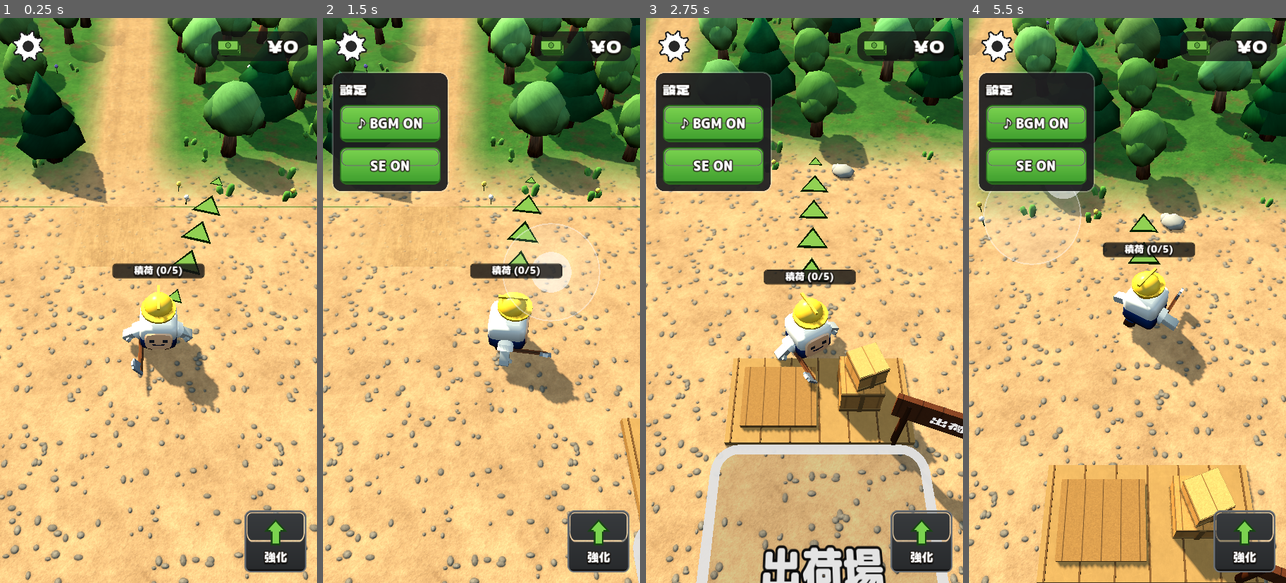
Above: before the commit, frames 1-4 (left to right).
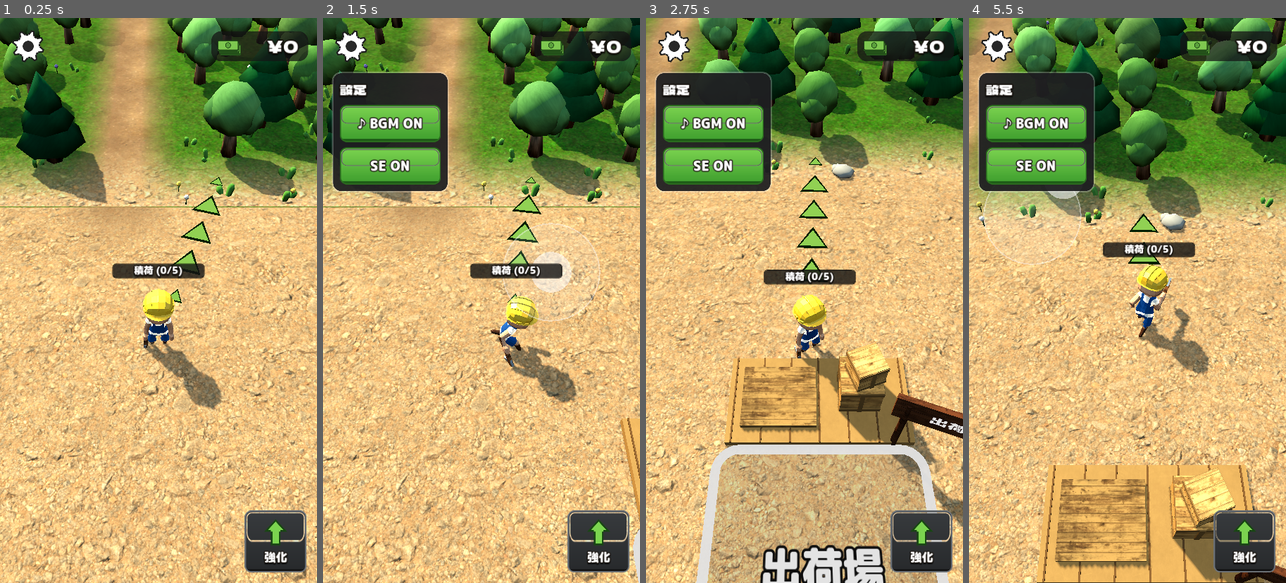
Above: after the commit, the same moments.

Repository: seoooma/tree-miner
Game: Godot game, scene res://scenes/main.tscn
Two runs of this game, one before a commit and one after it. Both use one fixed random seed, a clock stepped at 60 frames per second and the inputs below.
Inputs (mouse positions are in pixels of both pictures, inside the frame that each line leads up to):
- Up to frame 1 (0.25 s): no input
- Up to frame 2 (1.5 s): click (351, 46) at 0.52 s; tap Enter at 1.25 s; move the mouse to (551, 272) at 1.27 s; hold D from 1.28 s (still down); tap E at 1.35 s; click (551, 272) at 1.42 s
- Up to frame 3 (2.75 s): release D at 2 s; drag from (741, 328) to (788, 413) at 2.02 s
- Up to frame 4 (5.5 s): move the mouse to (1159, 176) at 2.77 s; hold D 2.78-3.5 s; tap E at 2.85, 4.35 s; drag from (1111, 413) to (1032, 215) at 3.52 s; move the mouse to (1222, 385) at 4.27 s; hold A 4.28-5 s; drag from (1032, 215) to (1079, 159) at 5.02 s

The runs differ from the first frame. In frame 1, 40% of the frame differs, in the area x 0-100%, y 0-100%; in frame 2, 36%; in frame 3, 29%; in frame 4, 30%.

Commit message:
フリー素材で質感を上げる: Poly Haven の写真テクスチャと Quaternius の作業員モデル
- 地面（草地・作業場・道）、樹皮、板材、波板の屋根を Poly Haven（CC0）のテクスチャに置き換え（512px、法線マップ付き、WebP 圧縮）
- 地面シェーダーで繰り返し模様を崩し、草地に林床のパッチを混ぜる
- 人物を Quaternius（CC0）の作業員モデル（男女2体、待機・歩き・走り・斧を振るアニメ）に差し替え、作業着の配色に塗り替え
- tools/import_polyhaven.py で素材を再取得できるようにし、CREDITS.md に出典とライセンスを記載
- ゲームロジック・数値・セーブデータは変更なし

Co-Authored-By: Claude Opus 5.5 <noreply@anthropic.com>
Claude-Session: https://claude.ai/code/session_01PjCfv7fGBdK2mo7TTdZ72Y

Diff:
--- a/scripts/world/character_rig.gd
+++ b/scripts/world/character_rig.gd
@@ -1,57 +1,78 @@
 class_name CharacterRig
 extends Node3D
-## キャラクターの見た目（Kenney のキャラクターモデル＋斧＋帽子）と、歩き／待機アニメの切り替え。
+## キャラクターの見た目（Quaternius の作業員モデル＋斧）と、待機／歩き／走り／斧を振るアニメの切り替え。
 ## プレイヤーと伐採員で共用する。モデルは +Z が正面。
+## 服の色は作業着（黄色のヘルメット・白シャツ・デニムのオーバーオール・茶色のブーツ）に塗り替える。
 
-const MODEL := "res://assets/kenney/platformer/character.glb"
+const MODELS := ["res://assets/quaternius/worker_male.glb", "res://assets/quaternius/worker_female.glb"]
+## 元のモデルは身長が約 3.3。model_scale 1.0 で身長が約 1.35 m になる倍率
+const BASE_SCALE := 0.41
+const LOOPS := ["Idle", "Walk", "Run"]
 
 var _anim: AnimationPlayer
 var _axe_pivot: Node3D
-var _hat_root: Node3D
+var _body: MeshInstance3D
 var _moving := false
+var _move_anim := "Idle"
+var _swinging := 0.0
 
 
-func _init(model_scale := 1.15) -> void:
-	var model := Fx.model(MODEL)
-	model.scale = Vector3.ONE * model_scale
+## variant: 0 = 男性、1 = 女性の作業員
+func _init(model_scale := 1.15, variant := 0) -> void:
+	var model := Fx.model(MODELS[clampi(variant, 0, MODELS.size() - 1)])
+	model.scale = Vector3.ONE * model_scale * BASE_SCALE
 	add_child(model)
-	_apply_workwear(model)
+	var meshes := model.find_children("*", "MeshInstance3D", true, false)
+	if meshes.size() > 0:
+		_body = meshes[0]
+		_body.cast_shadow = GeometryInstance3D.SHADOW_CASTING_SETTING_ON
+		_apply_workwear(_body)
 	var found := model.find_children("*", "AnimationPlayer", true, false)
 	if found.size() > 0:
 		_anim = found[0]
-		_anim.play("idle")
-	# 斧は右腕にくっつける（腕のアニメに合わせて動く）
-	var arm := model.find_child("arm-right", true, false) as Node3D
+		for a in LOOPS:
+			if _anim.has_animation(a):
+				_anim.get_animation(a).loop_mode = Animation.LOOP_LINEAR
+		_anim.play("Idle")
+	# 斧は右手のボーンにくっつける（腕のアニメに合わせて動く）
 	_axe_pivot = Node3D.new()
-	if arm:
-		arm.add_child(_axe_pivot)
-		_axe_pivot.position = Vector3(-0.05, -0.1, 0.12)
+	var skels := model.find_children("*", "Skeleton3D", true, false)
+	if skels.size() > 0:
+		var att := BoneAttachment3D.new()
+		att.bone_name = "Fist.R"
+		skels[0].add_child(att)
+		att.add_child(_axe_pivot)
+		# 拳の中で柄を握り、刃が前を向くように。ボーンの空間はモデルの縮尺がかかっているので逆に戻す
+		_axe_pivot.scale = Vector3.ONE / BASE_SCALE
+		_axe_pivot.position = Vector3(0, 0.12, 0)
+		_axe_pivot.rotation_degrees = Vector3(-90, 0, 0)
 	else:
 		add_child(_axe_pivot)
 		_axe_pivot.position = Vector3(0.45, 0.6, 0.1)
-	_axe_pivot.add_child(make_axe())
-	_hat_root = Node3D.new()
-	_hat_root.position = Vector3(0, 1.08 * model_scale, 0)
-	add_child(_hat_root)
+	var axe := make_axe()
+	axe.position = Vector3(0, 0, -0.18)
+	_axe_pivot.add_child(axe)
 
 
-## Kenney のキャラクターを作業着の配色（白シャツ・デニムのオーバーオール・茶色のブーツ）に塗り替える。
-func _apply_workwear(model: Node3D) -> void:
-	for mi in model.find_children("*", "MeshInstance3D", true, false):
-		var m := mi as MeshInstance3D
-		var src := m.mesh.surface_get_material(0) as BaseMaterial3D
-		var texture: Texture2D = src.albedo_texture if src else null
-		if texture == null:
-			continue
-		match str(m.name):
-			"torso":
-				m.material_override = Mats.worker(texture, 0)
-			"arm-left", "arm-right":
-				m.material_override = Mats.worker(texture, 1)
-			"leg-left", "leg-right":
-				m.material_override = Mats.worker(texture, 2)
-			"antenna":
-				m.visible = false
+## マテリアル名ごとに作業着の色を割り当てる（Skin は手足と顔。ひざ下は茶色のブーツ）
+func _apply_workwear(mi: MeshInstance3D) -> void:
+	for i in mi.mesh.get_surface_count():
+		var src := mi.mesh.surface_get_material(i)
+		var mat_name := src.resource_name if src else ""
+		var mat: Material = null
+		match mat_name:
+			"Skin":
+				mat = Mats.worker_skin()
+			"Shirt":
+				mat = Mats.cloth(Color("#eceae4"), 0.9)
+			"Vest", "Pants":
+				mat = Mats.cloth(Color("#3a5a8c"), 0.85, true)
+			"Hat":
+				mat = Mats.surface(Color("#f2c230"), "paint", 0.32)
+			"Hair":
+				mat = Mats.cloth(Color("#4a2f1c"), 0.7)
+		if mat:
+			mi.set_surface_override_material(i, mat)
 
 
 ## 斧の見た目（柄が +Z 方向）。強化画面のサムネイルでも使う。
@@ -68,28 +89,49 @@
 	return mi
 
 
-## ヘルメット（黄色の作業用ヘルメット。ツヤあり）の色を設定する。
+## ヘルメットの色を設定する（モデルのヘルメット部分の色を置き換える）。
 func set_hat(color: Color) -> void:
-	for c in _hat_root.get_children():
-		c.queue_free()
-	var mat := Mats.surface(color, "paint", 0.32)
-	_hat_root.add_child(_part(Fx.cylinder(0.31, 0.04, Color.WHITE, Vector3(0, -0.01, 0.05), -1.0, 16), Mats.surface(color.darkened(0.12), "paint", 0.4)))
-	_hat_root.add_child(_part(Fx.sphere(0.25, Color.WHITE, Vector3(0, 0.0, 0), 16, 8), mat))
-	_hat_root.add_child(_part(Fx.box(Vector3(0.05, 0.05, 0.5), Color.WHITE, Vector3(0, 0.24, 0)), mat))
+	if _body == null:
+		return
+	for i in _body.mesh.get_surface_count():
+		var src := _body.mesh.surface_get_material(i)
+		if src and src.resource_name == "Hat":
+			_body.set_surface_override_material(i, Mats.surface(color, "paint", 0.32))
 
 
 func set_moving(moving: bool, speed_scale := 1.0) -> void:
 	if _anim == null:
 		return
-	_anim.speed_scale = speed_scale if moving else 1.0
-	if moving == _moving:
+	# 速いときは走り、ゆっくりのときは歩き
+	var want := "Idle"
+	if moving:
+		want = "Run" if speed_scale >= 0.85 else "Walk"
+	_anim.speed_scale = (speed_scale / (1.0 if want == "Run" else 0.7)) if moving else 1.0
+	_moving = moving
+	if _swinging > 0.0:
+		_move_anim = want
 		return
-	_moving = moving
-	_anim.play("walk" if moving else "idle", 0.15)
+	if want == _move_anim and _anim.current_animation == want:
+		return
+	_move_anim = want
+	_anim.play(want, 0.15)
 
 
+## 斧を振る。止まっているときは全身の振り下ろしアニメ、歩きながらなら腕の斧だけ振る。
 func swing() -> void:
 	var tween := create_tween()
-	tween.tween_property(_axe_pivot, "rotation_degrees:x", -80.0, 0.08)
-	tween.tween_property(_axe_pivot, "rotation_degrees:x", 45.0, 0.08)
-	tween.tween_property(_axe_pivot, "rotation_degrees:x", 0.0, 0.14)
+	tween.tween_property(_axe_pivot, "rotation_degrees:x", -150.0, 0.08)
+	tween.tween_property(_axe_pivot, "rotation_degrees:x", -45.0, 0.08)
+	tween.tween_property(_axe_pivot, "rotation_degrees:x", -90.0, 0.14)
+	if _anim == null or _moving or not _anim.has_animation("SwordSlash"):
+		return
+	_swinging = 0.4
+	_anim.play("SwordSlash", 0.06, 2.6)
+
+
+func _process(delta: float) -> void:
+	if _swinging <= 0.0:
+		return
+	_swinging -= delta
+	if _swinging <= 0.0 and _anim:
+		_anim.play(_move_anim, 0.12)
--- a/scripts/world/lumberjack.gd
+++ b/scripts/world/lumberjack.gd
@@ -26,7 +26,7 @@
 	add_to_group("carriers")
 	_visual = Node3D.new()
 	add_child(_visual)
-	_rig = CharacterRig.new(0.95)
+	_rig = CharacterRig.new(0.95, index % 2)
 	_visual.add_child(_rig)
 	stack = CarryStack.new()
 	stack.capacity_source = func() -> int: return roundi(GameState.value("lumberjack_capacity"))
--- a/scripts/world/mats.gd
+++ b/scripts/world/mats.gd
@@ -1,10 +1,21 @@
 class_name Mats
-## 質感付きマテリアル（地面・木・建物・人物・トラック）。テクスチャは tools/make_textures.py で生成したもの。
+## 質感付きマテリアル（地面・木・建物・人物・トラック）。
+## 地面・樹皮・板材は Poly Haven（CC0）の写真素材（tools/import_polyhaven.py で 512px に縮小）、
+## 金属・塗装・葉のノイズは tools/make_textures.py で生成したもの。
 ## 同じ設定のマテリアルはキャッシュして使い回す。
 
 const TEX := "res://assets/textures/"
 
 static var _cache: Dictionary = {}
+
+## 写真素材の色を、ゲームの明るい色調に合わせるための掛け率（1 より大きいと明るくなる）。
+## leafy_grass は枯れ草寄りなので緑を強め、土は少し明るくする。
+const GROUND_GAIN := {
+	"grass": Color(0.6, 0.93, 0.6),
+	"forest": Color(0.62, 0.86, 0.56),
+	"yard": Color(1.12, 1.05, 0.95),
+	"road": Color(1.4, 1.34, 1.28),
+}
 
 
 static func tex(name: String) -> Texture2D:
@@ -18,20 +29,77 @@
 
 
 ## 地面（草地 grass / 作業場 yard / 道 road）。ワールド座標でタイルする。tile は 1 枚が何 m か。
-static func ground(kind: String, tint := Color.WHITE, tile := 4.0) -> StandardMaterial3D:
+## 写真素材は同じ模様の繰り返しが目立つので、向きと大きさを変えた2回のサンプルを大きなノイズで混ぜ、
+## 草地にはさらに林床（落ち葉と土）のパッチを混ぜて、広い面でも単調にならないようにする。
+static func ground(kind: String, tint := Color.WHITE, tile := -1.0) -> ShaderMaterial:
+	if tile <= 0.0:
+		tile = GROUND_TILE.get(kind, 4.0)
 	return _cached_mat("ground/%s/%s/%.1f" % [kind, tint.to_html(), tile], func() -> Material:
-		var m := StandardMaterial3D.new()
-		m.albedo_texture = tex(kind + "_albedo.png")
-		m.albedo_color = tint
-		m.normal_enabled = true
-		m.normal_texture = tex(kind + "_normal.png")
-		m.normal_scale = 0.9
-		m.roughness = 0.95
-		m.uv1_triplanar = true
-		m.uv1_world_triplanar = true
-		m.uv1_scale = Vector3.ONE / tile
-		m.texture_filter = BaseMaterial3D.TEXTURE_FILTER_LINEAR_WITH_MIPMAPS_ANISOTROPIC
-		return m)
+		var sh := Shader.new()
+		sh.code = GROUND_SHADER
+		var m := ShaderMaterial.new()
+		m.shader = sh
+		var second := "forest" if kind == "grass" else kind
+		m.set_shader_parameter("albedo_a", tex(kind + "_albedo.png"))
+		m.set_shader_parameter("normal_a", tex(kind + "_normal.png"))
+		m.set_shader_parameter("albedo_b", tex(second + "_albedo.png"))
+		m.set_shader_parameter("normal_b", tex(second + "_normal.png"))
+		m.set_shader_parameter("macro_noise", tex("leaf_noise.png"))
+		m.set_shader_parameter("tint", tint)
+		m.set_shader_parameter("gain_a", _gain(kind))
+		m.set_shader_parameter("gain_b", _gain(second))
+		m.set_shader_parameter("tile", tile)
+		m.set_shader_parameter("patch_amount", 0.55 if kind == "grass" else 0.0)
+		return m)
+
+
+## 地面のテクスチャ 1 枚が何 m 四方か（小石の大きさが人物に対して自然に見えるように）
+const GROUND_TILE := {"grass": 4.0, "yard": 2.6, "road": 3.0}
+
+
+static func _gain(kind: String) -> Vector3:
+	var c: Color = GROUND_GAIN.get(kind, Color.WHITE)
+	return Vector3(c.r, c.g, c.b)
+
+
+const GROUND_SHADER := """
+shader_type spatial;
+render_mode cull_back;
+uniform sampler2D albedo_a : source_color, filter_linear_mipmap_anisotropic, repeat_enable;
+uniform sampler2D normal_a : hint_normal, filter_linear_mipmap_anisotropic, repeat_enable;
+uniform sampler2D albedo_b : source_color, filter_linear_mipmap_anisotropic, repeat_enable;
+uniform sampler2D normal_b : hint_normal, filter_linear_mipmap_anisotropic, repeat_enable;
+uniform sampler2D macro_noise : filter_linear_mipmap, repeat_enable;
+uniform vec4 tint : source_color = vec4(1.0);
+uniform vec3 gain_a = vec3(1.0);
+uniform vec3 gain_b = vec3(1.0);
+uniform float tile = 4.0;
+uniform float patch_amount = 0.0;
+varying vec3 wpos;
+void vertex() { wpos = (MODEL_MATRIX * vec4(VERTEX, 1.0)).xyz; }
+void fragment() {
+	vec2 uv = wpos.xz / tile;
+	// 回転・拡大した2回目のサンプル（繰り返し模様を崩す）
+	vec2 uv2 = mat2(vec2(0.80, 0.60), vec2(-0.60, 0.80)) * uv * 0.73 + vec2(0.37, 0.11);
+	float n1 = texture(macro_noise, wpos.xz * 0.021).r;
+	float n2 = texture(macro_noise, wpos.xz * 0.053 + vec2(0.3, 0.7)).r;
+	float w = smoothstep(0.35, 0.65, n1);
+	vec3 ca = mix(texture(albedo_a, uv).rgb, texture(albedo_a, uv2).rgb, w) * gain_a;
+	vec3 na = mix(texture(normal_a, uv).rgb, texture(normal_a, uv2).rgb, w);
+	// 林床のパッチ（草地のみ）
+	float p = smoothstep(0.58, 0.78, n2 * 0.7 + n1 * 0.3) * patch_amount;
+	vec3 cb = texture(albedo_b, uv * 1.1).rgb * gain_b;
+	vec3 nb = texture(normal_b, uv * 1.1).rgb;
+	vec3 col = mix(ca, cb, p);
+	// 大きな明暗のムラ
+	col *= 0.86 + 0.28 * n2;
+	ALBEDO = col * tint.rgb;
+	NORMAL_MAP = mix(na, nb, p);
+	NORMAL_MAP_DEPTH = 1.0;
+	ROUGHNESS = 0.95;
+	SPECULAR = 0.25;
+}
+"""
 
 
 ## 道や境目の帯。端が地面になじむように透明度でぼかす。
@@ -47,17 +115,20 @@
 uniform float tile = 3.0;
 uniform float edge = 0.32;
 uniform int mode = 0;
+uniform vec3 gain = vec3(1.0);
 varying vec3 wpos;
 void vertex() { wpos = (MODEL_MATRIX * vec4(VERTEX, 1.0)).xyz; }
 void fragment() {
 	vec2 uv = wpos.xz / tile;
-	ALBEDO = texture(albedo_tex, uv).rgb;
+	ALBEDO = texture(albedo_tex, uv).rgb * gain;
 	NORMAL_MAP = texture(normal_tex, uv).rgb;
 	ROUGHNESS = 0.95;
 	float n = texture(albedo_tex, uv * 0.37).g;
 	float d = mode == 0 ? min(UV.x, 1.0 - UV.x) : UV.y;
 	float e = d / edge + (n - 0.5) * 0.9;
-	ALPHA = clamp(e, 0.0, 1.0);
+	// 道は拠点（z > 0 の作業場）に入るところで、地面になじむように消す
+	float fade = mode == 0 ? 1.0 - smoothstep(-1.0, 1.8, wpos.z + (n - 0.5) * 1.2) : 1.0;
+	ALPHA = clamp(e, 0.0, 1.0) * fade;
 }
 """
 		var m := ShaderMaterial.new()
@@ -65,6 +136,7 @@
 		m.set_shader_parameter("albedo_tex", tex(kind + "_albedo.png"))
 		m.set_shader_parameter("normal_tex", tex(kind + "_normal.png"))
 		m.set_shader_parameter("mode", mode)
+		m.set_shader_parameter("gain", _gain(kind))
 		m.set_shader_parameter("edge", 0.32 if mode == 0 else 0.9)
 		m.set_shader_parameter("tile", 3.0 if kind == "road" else 4.0)
 		return m)
@@ -118,7 +190,7 @@
 		return m)
 
 
-## 建物・小物用。kind: "paint"（塗装・プラスチック）/ "wood"（木目）/ "metal"（塗装金属）
+## 建物・小物用。kind: "paint"（塗装・プラスチック）/ "wood"（板材）/ "metal"（塗装金属）/ "roof"（波板）
 static func surface(color: Color, kind := "paint", roughness := 0.8) -> StandardMaterial3D:
 	return _cached_mat("surf/%s/%s/%.2f" % [color.to_html(), kind, roughness], func() -> Material:
 		var m := StandardMaterial3D.new()
@@ -129,8 +201,19 @@
 		match kind:
 			"wood":
 				m.albedo_texture = tex("wood_albedo.png")
-				m.uv1_scale = Vector3.ONE * 0.9
+				m.normal_enabled = true
+				m.normal_texture = tex("wood_normal.png")
+				m.normal_scale = 0.8
+				m.uv1_scale = Vector3.ONE * 0.6
 				m.roughness = 0.85
+			"roof":
+				# 塗装した波板（Poly Haven の corrugated_iron）。波は U 方向（X）に並ぶので、切妻屋根の斜面を流れる向きになる。
+				# 屋根はまとめたメッシュで接線が無く法線マップが乱れるため、凹凸の陰影はカラーに焼き込んである
+				m.albedo_texture = tex("roof_albedo.png")
+				m.uv1_triplanar_sharpness = 12.0
+				m.metallic = 0.4
+				m.metallic_specular = 0.6
+				m.uv1_scale = Vector3.ONE * 0.28
 			"metal":
 				m.albedo_texture = tex("paint_detail.png")
 				m.roughness_texture = tex("metal_detail.png")
@@ -145,48 +228,38 @@
 		return m)
 
 
-## Kenney のキャラクター（紫のロボット風）を作業着の配色に塗り替えるシェーダー。
-## part: 0 = 胴体（上は白シャツ、下はデニムのオーバーオール）, 1 = 腕（白シャツ）, 2 = 脚（デニム＋茶色のブーツ）
-static func worker(texture: Texture2D, part: int) -> ShaderMaterial:
-	return _cached_mat("worker/%d" % part, func() -> Material:
+## 作業員の肌。ひざ下（モデルの足元）は茶色の革のブーツにする。
+static func worker_skin() -> ShaderMaterial:
+	return _cached_mat("worker_skin", func() -> Material:
 		var sh := Shader.new()
 		sh.code = """
 shader_type spatial;
-uniform sampler2D tex : source_color, filter_linear;
-uniform int part = 0;
-varying vec3 lpos;
-void vertex() { lpos = VERTEX; }
-void fragment() {
-	vec3 c = texture(tex, UV).rgb;
-	float lum = dot(c, vec3(0.3, 0.55, 0.15));
-	bool purple = c.b > c.g + 0.15 && c.r > c.g + 0.05;
-	bool yellow = c.r > 0.8 && c.g > 0.5 && c.b < 0.45;
-	vec3 shirt = vec3(0.93, 0.93, 0.9);
-	vec3 denim = vec3(0.16, 0.27, 0.5);
-	vec3 boots = vec3(0.32, 0.2, 0.11);
-	vec3 skin = vec3(0.93, 0.72, 0.55);
-	vec3 col = c;
-	float shade = clamp(lum / 0.55, 0.6, 1.15);
-	if (yellow) {
-		col = skin * clamp(lum / 0.75, 0.7, 1.1);
-	} else if (part == 0) {
-		bool low = lpos.y < 0.27;
-		if (purple || low) col = denim * shade;
-		else if (lum > 0.6) col = shirt * clamp(lum, 0.8, 1.0);
-	} else if (part == 1) {
-		if (purple) col = shirt * clamp(lum * 1.6, 0.7, 1.0);
-		else if (lum > 0.6) col = shirt * clamp(lum, 0.8, 1.0);
-	} else {
-		col = lpos.y < -0.11 ? boots * shade : denim * shade;
-	}
-	ALBEDO = col;
-	ROUGHNESS = part == 2 && lpos.y < -0.11 ? 0.55 : 0.85;
-}
-"""
-		var m := ShaderMaterial.new()
-		m.shader = sh
-		m.set_shader_parameter("tex", texture)
-		m.set_shader_parameter("part", part)
+uniform vec3 skin : source_color = vec3(0.86, 0.64, 0.5);
+uniform vec3 boots : source_color = vec3(0.36, 0.22, 0.12);
+varying float h;
+void vertex() { h = VERTEX.y; }
+void fragment() {
+	float b = 1.0 - smoothstep(0.42, 0.5, h);
+	ALBEDO = mix(skin, boots, b);
+	ROUGHNESS = mix(0.7, 0.5, b);
+	SPECULAR = mix(0.35, 0.5, b);
+}
+"""
+		var m := ShaderMaterial.new()
+		m.shader = sh
+		return m)
+
+
+## 服（布地）。denim を true にすると少し青みのツヤを抑えた厚手の生地にする。
+static func cloth(color: Color, roughness := 0.85, denim := false) -> StandardMaterial3D:
+	return _cached_mat("cloth/%s/%.2f/%s" % [color.to_html(), roughness, denim], func() -> Material:
+		var m := StandardMaterial3D.new()
+		m.albedo_color = color
+		m.roughness = roughness
+		m.metallic_specular = 0.3 if denim else 0.4
+		m.rim_enabled = true
+		m.rim = 0.25
+		m.rim_tint = 0.6
 		return m)
 
 
--- a/scripts/world/props.gd
+++ b/scripts/world/props.gd
@@ -18,7 +18,7 @@
 	])
 	var mi := MeshInstance3D.new()
 	mi.mesh = mesh
-	mi.material_override = Mats.surface(color, "metal", 0.6)
+	mi.material_override = Mats.surface(color, "roof", 0.55)
 	return mi
 
 
Binary file removed: assets/kenney/platformer/character.glb
Binary file added: assets/quaternius/worker_female.glb
Not shown, added: assets/quaternius/worker_female.glb.import
Binary file added: assets/quaternius/worker_male.glb
Not shown, changed: assets/quaternius/worker_male.glb.import
Binary file changed: assets/textures/bark_albedo.png
Not shown, changed: assets/textures/bark_albedo.png.import
Binary file changed: assets/textures/bark_normal.png
Not shown, changed: assets/textures/bark_normal.png.import
Binary file added: assets/textures/forest_albedo.png
Not shown, added: assets/textures/forest_albedo.png.import
Binary file added: assets/textures/forest_normal.png
(and 20 more such lines)
